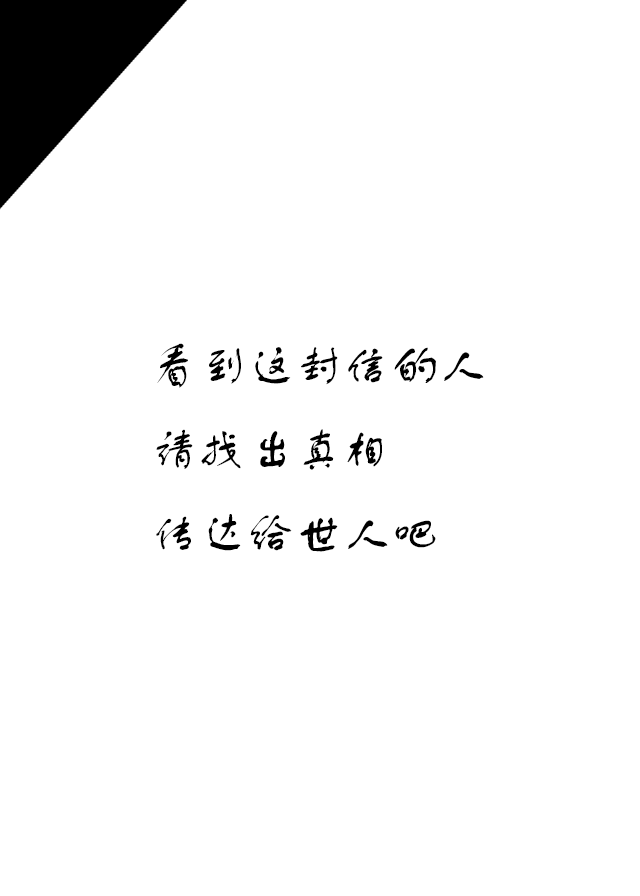
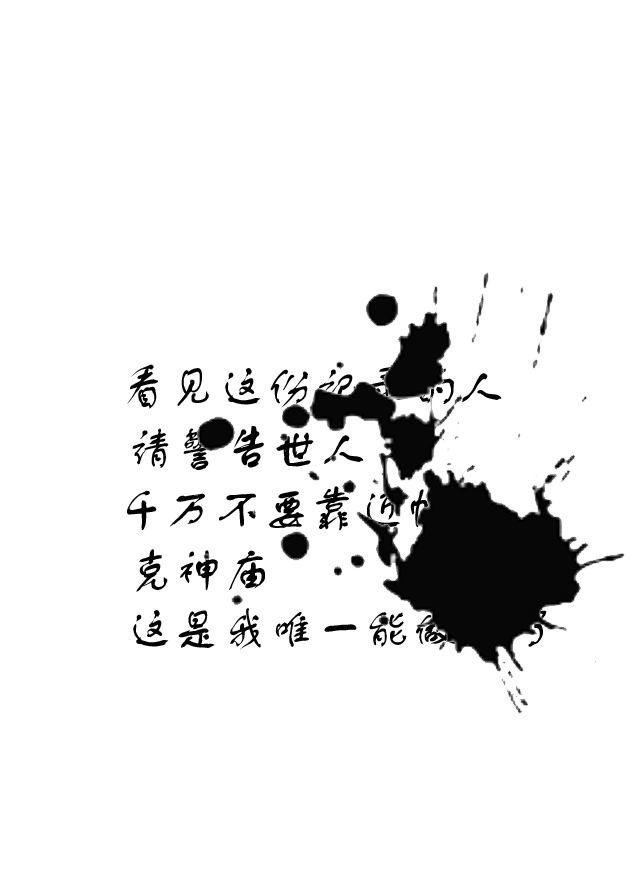
Layered file, before and after one edit (640 × 896). Changes by layer:
added layer "图层 7" above "克神庙" over [175, 272, 625, 717]
added layer "克神庙" above "千万不要靠近帕" over [136, 549, 265, 592]
added layer "千万不要靠近帕" above "请警告世人" over [127, 486, 448, 531]
added layer "请警告世人" above "这是我唯一能做的了" over [132, 426, 364, 470]
added layer "这是我唯一能做的了" above "看见这份记录的人" over [133, 608, 547, 650]
renamed "看到这封信的人 请找出真相 传达给世人吧" to "看见这份记录的人", painted on it over [127, 343, 502, 552]
hid "图层 5" over [0, 0, 625, 717]
hid "图层 4" over [0, 0, 625, 717]
